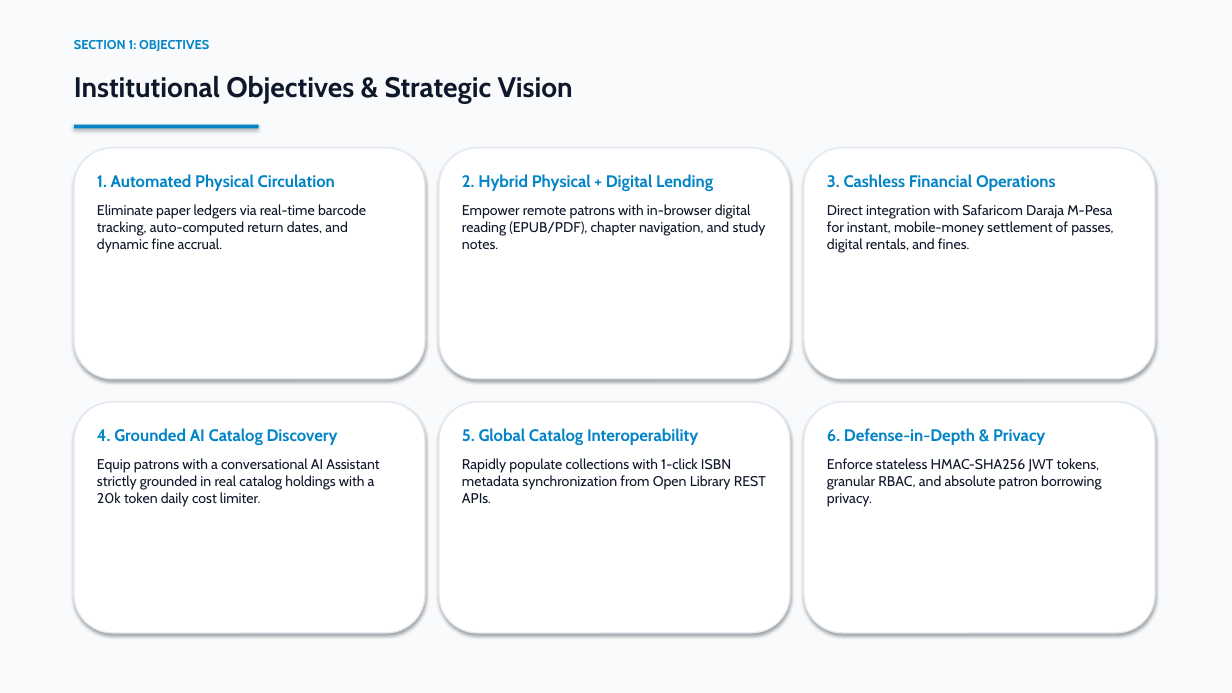
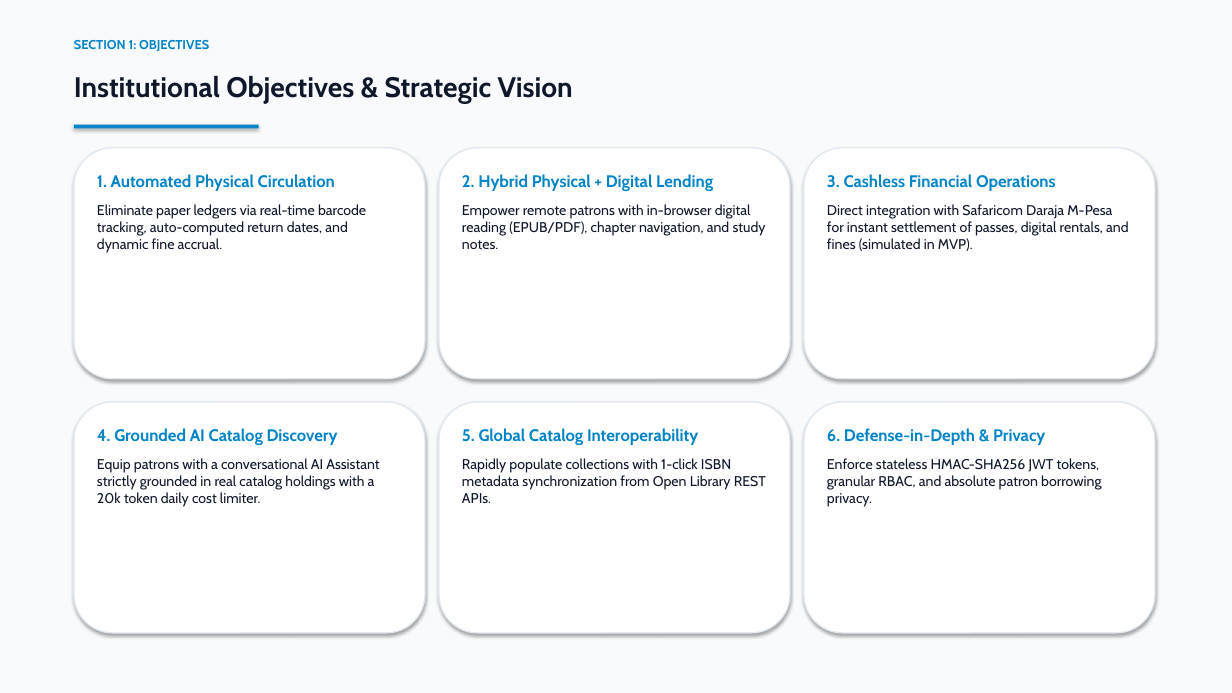
Before and after one commit to lornaarwa/MaktabaBora-Library-Management-System, a slide deck: slide 4 of docs/MaktabaBora_System_Presentation.pptx. Drawn at 1232x693 pixels with LibreOffice and Linux fonts; fonts in the diff are those of the drawing. Boxes give left, top, right and bottom in pixels: in the first picture for what was removed or moved away, otherwise in the second. Text is boxed around its words. In the diff, an @@ line names an element or a change of style, - is before the commit and + after.

```diff
--- a/docs/MaktabaBora_System_Presentation.pptx
+++ b/docs/MaktabaBora_System_Presentation.pptx
@@ text at <box>827,204,1129,251</box>: text changed @@
-Direct integration with Safaricom Daraja M-Pesa for instant, mobile-money settlement of passes, digital rentals, and fines.
+Direct integration with Safaricom Daraja M-Pesa for instant settlement of passes, digital rentals, and fines (simulated in MVP).
```
Also in this commit, not shown: 5 other slides changed, 2 slides added, 8 other files.
